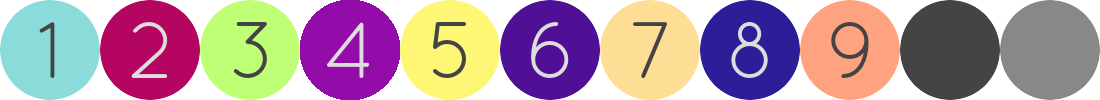
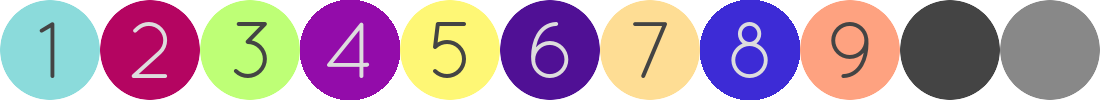
Layered file, before and after one edit (1100 x 100). Changes by layer:
painted on "Background" over [700, 0, 800, 100]
